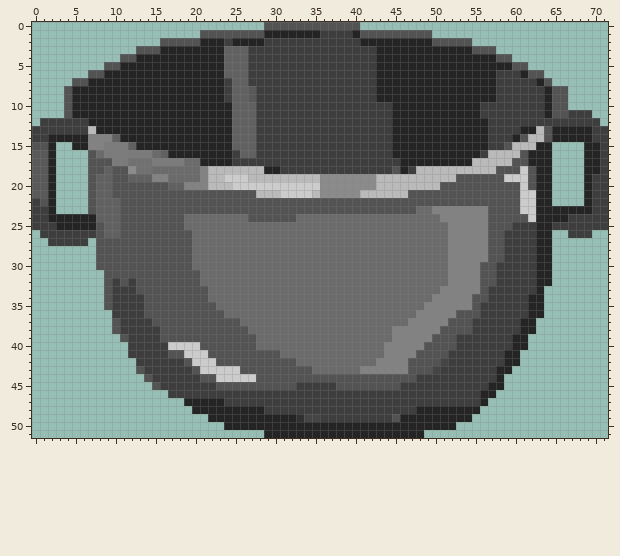
One commit to this sprite sheet: media/items/cooking_pot.png. The picture above is the old version.
The file is 72x52 pixels. Pixels under 10% opacity are left out. Colours within 5 levels of each other are drawn and written as one.
After the commit:
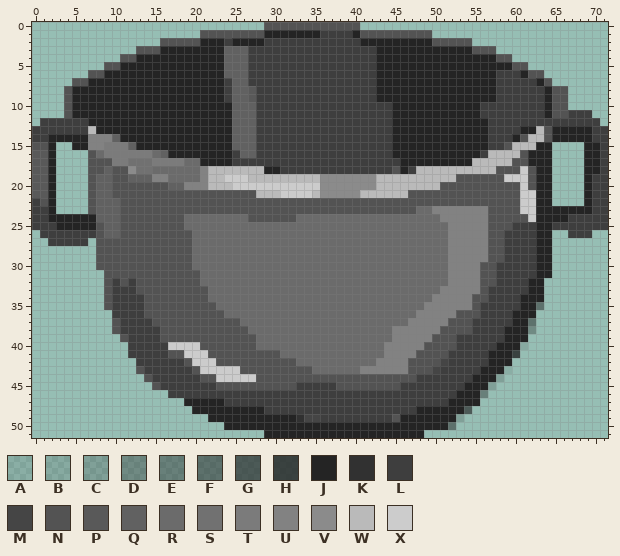
Palette (. is transparent): A #2424241a  B #24242421  C #24242432  D #24242456  E #24242467  F #24242480  G #242424a5  H #242424cd  J #242424  K #313131  L #3e3e3e  M #454545  N #535353  P #595959  Q #616161  R #6b6b6b  S #717171  T #7b7b7b  U #828282  V #8b8b8b  W #bababa  X #cccccc
Change:
{"y":32,"x":62,"old":"L","new":"J"}
{"y":32,"x":64,"old":"J","new":"."}
{"y":33,"x":62,"old":"L","new":"J"}
{"y":34,"x":61,"old":"L","new":"J"}
{"y":35,"x":61,"old":"L","new":"J"}
{"y":35,"x":63,"old":"J","new":"F"}
{"y":36,"x":60,"old":"LL","new":"JJ"}
{"y":36,"x":63,"old":"J","new":"."}
{"y":37,"x":60,"old":"L","new":"J"}
{"y":37,"x":62,"old":"J","new":"F"}
{"y":38,"x":59,"old":"LL","new":"JJ"}
{"y":38,"x":62,"old":"J","new":"D"}
{"y":39,"x":59,"old":"L","new":"J"}
{"y":40,"x":58,"old":"LL","new":"JJ"}
{"y":40,"x":61,"old":"J","new":"B"}
{"y":41,"x":57,"old":"LL","new":"JJ"}
{"y":41,"x":60,"old":"J","new":"H"}
{"y":42,"x":57,"old":"LL","new":"JJ"}
{"y":42,"x":60,"old":"J","new":"."}
{"y":43,"x":56,"old":"LL","new":"JJ"}
{"y":43,"x":59,"old":"J","new":"A"}
{"y":44,"x":55,"old":"LLLJ","new":"JJJC"}
{"y":45,"x":54,"old":"LLLJJ","new":"JJJC."}
{"y":46,"x":53,"old":"LLLJJ","new":"JJJE."}
{"y":47,"x":52,"old":"LLLLJ","new":"JJJJ."}
{"y":48,"x":54,"old":"JJ","new":"G."}
{"y":49,"x":53,"old":"JJ","new":"C."}
{"y":50,"x":52,"old":"J","new":"F"}
{"label":"changed","picture_box":[448,278,552,430]}
